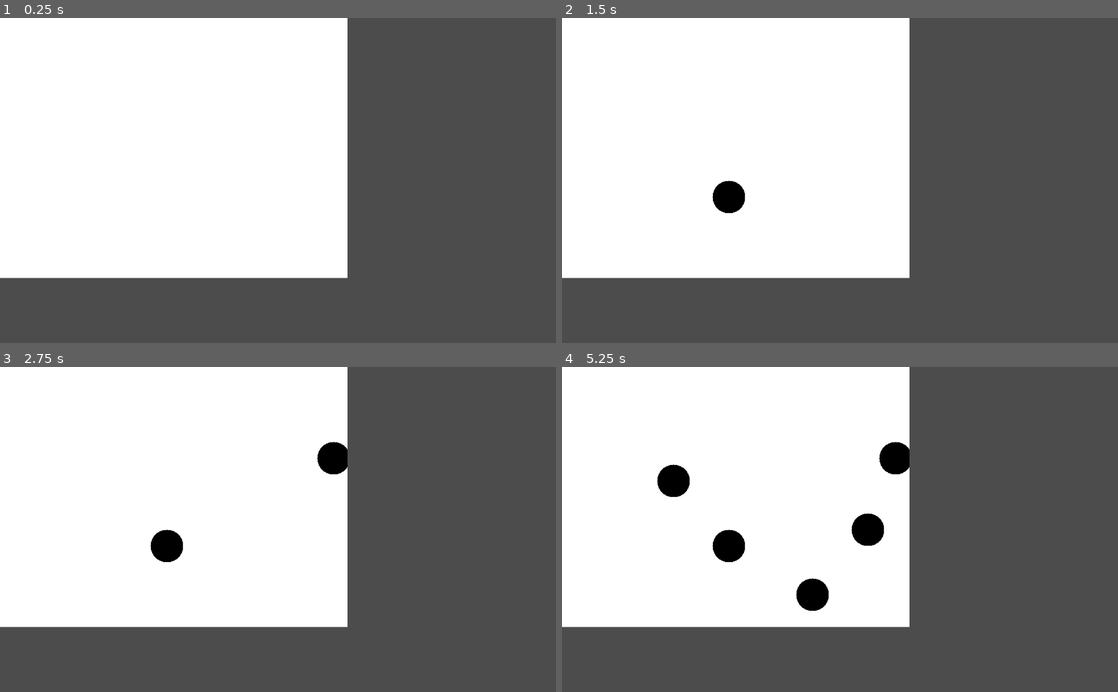
Above: before the commit, frames 1-4 (two rows, left to right).
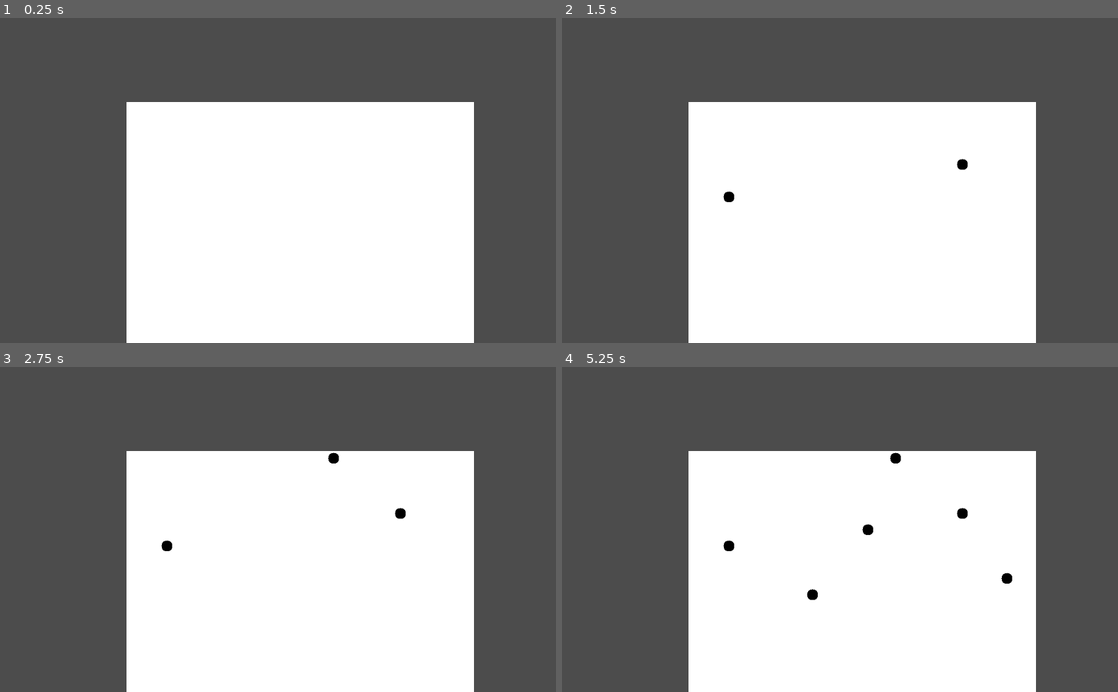
Above: after the commit, the same moments.

Repository: EduYukio/ihc_whiteboard
Game: Godot game, scene res://BBB/Control.tscn
Same seed, same stepped clock (60 frames per second), same inputs: the game is played once before the commit and once after it. The project has no main scene, so this scene is started directly.
Inputs (mouse positions are in pixels of both pictures, inside the frame that each line leads up to):
- Up to frame 1 (0.25 s): no input
- Up to frame 2 (1.5 s): tap Enter at 0.5 s; move the mouse to (962, 164) at 0.52 s; click (962, 164) at 0.67 s; tap Space at 1.25 s; move the mouse to (728, 196) at 1.27 s; click (728, 196) at 1.42 s
- Up to frame 3 (2.75 s): tap Enter at 2 s; move the mouse to (333, 458) at 2.02 s; click (333, 458) at 2.17 s
- Up to frame 4 (5.25 s): tap Space at 2.75, 4.25 s; move the mouse to (812, 594) at 2.77 s; click (812, 594) at 2.92 s; tap Enter at 3.5 s; move the mouse to (1006, 578) at 3.52 s; click (1006, 578) at 3.67 s; move the mouse to (673, 480) at 4.27 s; click (673, 480) at 4.42 s; move the mouse to (867, 529) at 5.02 s; click (867, 529) at 5.17 s

The runs differ from the first frame. In frame 1, 53% of the frame differs, in the area x 0-86%, y 0-100%; in frame 2, 54%; in frame 3, 54%; in frame 4, 55%.

Commit message:
Movable Canvas

Diff:
--- a/BBB/Control.gd
+++ b/BBB/Control.gd
@@ -2,8 +2,8 @@
 
 const WIDTH : int = 640
 const HEIGHT : int  = 480
-const RADIUS : int = 30
-var BETWEEN_DIST : float = RADIUS/4
+const RADIUS : int = 10
+var BETWEEN_DIST : float = RADIUS/2
 
 onready var rect = $TextureRect
 var image : Image
@@ -47,7 +47,7 @@
 				mode = NONE
 
 func paint(color):
-	var cur_pos := get_global_mouse_position()
+	var cur_pos : Vector2 = get_global_mouse_position()
 
 	var line : Vector2 = (cur_pos - last_pos)
 	var num_circles : int = int(line.length()/BETWEEN_DIST)+1
@@ -69,3 +69,6 @@
 
 	image.unlock()
 	rect.texture.image = image
+
+func get_global_mouse_position() -> Vector2:
+	return .get_global_mouse_position()-rect.rect_position
--- a/BBB/Control.tscn
+++ b/BBB/Control.tscn
@@ -13,6 +13,8 @@
 }
 
 [node name="TextureRect" type="TextureRect" parent="."]
-margin_right = 40.0
-margin_bottom = 40.0
+margin_left = 233.0
+margin_top = 155.0
+margin_right = 273.0
+margin_bottom = 195.0
 texture = SubResource( 1 )
